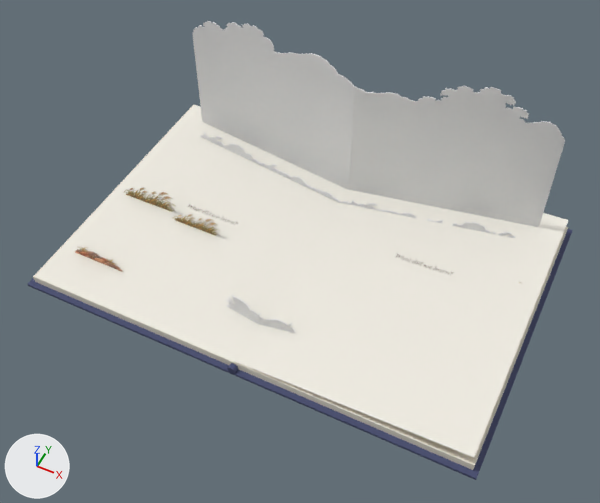
A saved change to the glTF model live/moral/spread.glb.
Before and after are seen from a camera (50 mm lens) standing at (1.08, -2.25, 2.79) and looking at (0.05, -0.17, 0.19). The lights are fixed; the arrows at lower left show +X, +Y and +Z. The older version comes first. Where no turn or scale is listed for an object, it has been applied to the vertices. Vertices at exactly the same position are counted once.

Objects in the first picture: 'block-1', 'block1', 'cover-1', 'cover1', 'leaf-page', 'page-prev', 'page-right', 'paper-static0', 'paper-static1' and 3 more.
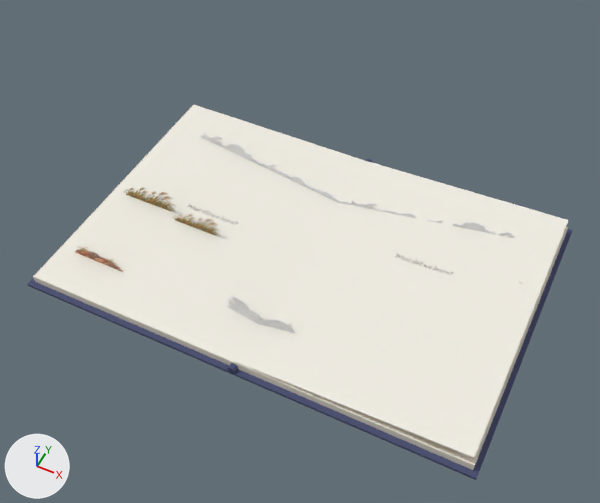
Where the newer file only moved an object's origin or applied its transform, the numbers keep the older frame.

Changed parts and their boxes (x1, y1, x2, y2) in the pictures (600 x 503 px):
'paper-static1', reshaped (16% narrower, 36% shorter)
    before: (192, 21, 565, 333)
    after: (200, 133, 515, 333)
part 1 of me_paper_static1, deleted
    before: (348, 86, 565, 227)
part 2 of me_paper_static1, deleted
    before: (192, 21, 355, 189)

The change in detail:
me_paper_static1 is used by ob_paper_static1; location (0.0, 0.0, 0.0).
me_paper_static1 had 1704 vertices, 3376 faces and spanned x -0.89..0.89, y -0.46..0.57, z 0.0..0.74.
me_paper_static1 now has 1084 vertices, 2144 faces and spans x -0.84..0.84, y -0.46..0.46, z 0.0..0.1.
me_paper_static1 part 1: the loose piece of 380 vertices spanning x 0.0..0.89, y 0.44..0.57, z 0.0..0.74 is deleted.
me_paper_static1 part 2: the loose piece of 240 vertices spanning x -0.89..0.0, y 0.44..0.57, z 0.0..0.71 is deleted.
Other edits to the shape of me_paper_static1 do not show in these pictures.
